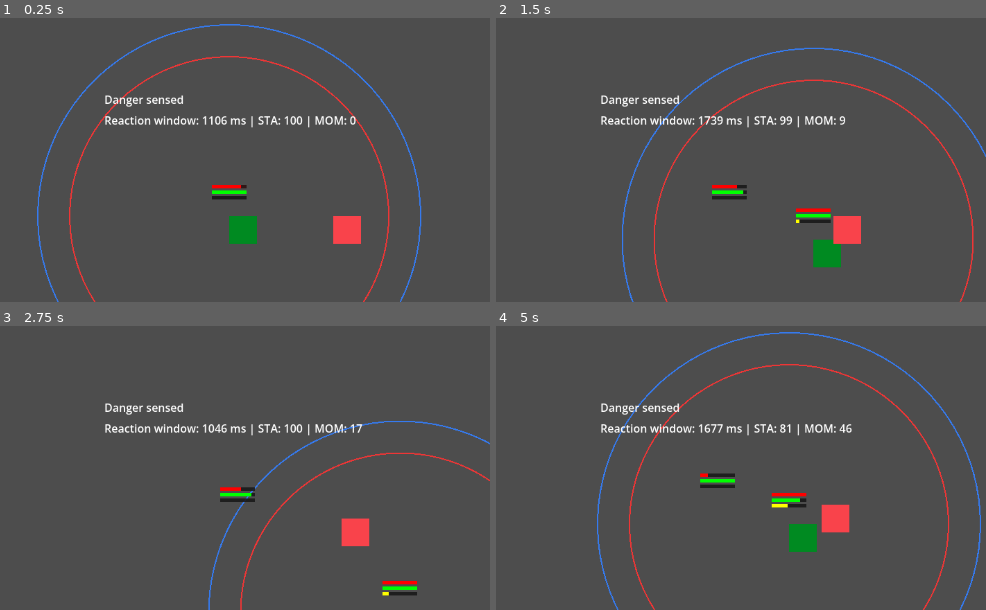
Above: before the commit, frames 1-4 (two rows, left to right).
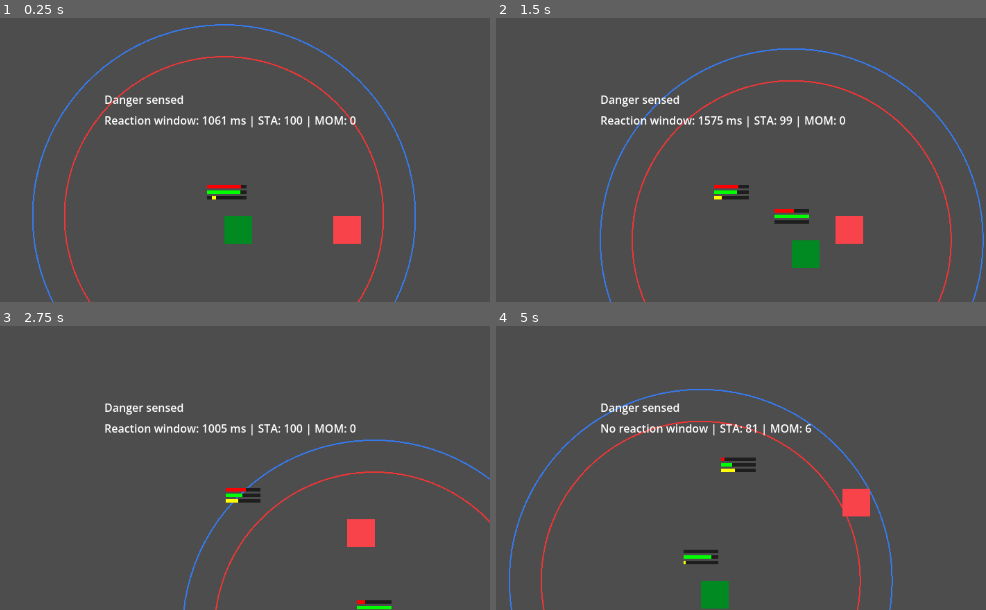
Above: after the commit, the same moments.

Repository: YungQuis290/a-true-story
Game: Godot game, scene res://scenes/prototypes/PrototypeCombat.tscn
The game is run twice, just before and just after one commit, with the same random seed, the same clock (stepped at 60 frames per second) and the same inputs. The project has no main scene, so this scene is started directly.
Inputs:
- Up to frame 1 (0.25 s): no input
- Up to frame 2 (1.5 s): tap Enter (ui_accept) at 0.5, 0.77 s; hold Right (ui_right) 0.53-1.28 s; hold Shift 0.53-1.28 s; hold Down (ui_down) from 1.28 s (still down); tap Shift at 1.35 s
- Up to frame 3 (2.75 s): tap Enter (ui_accept) at 1.52 s; release Down (ui_down) at 2.03 s; hold Right (ui_right) from 2.03 s (still down); hold Shift from 2.03 s (still down)
- Up to frame 4 (5 s): release Right (ui_right) at 2.78 s; release Shift at 2.78 s; hold Up (ui_up) 2.78-3.53 s; tap Shift at 2.85, 4.35 s; tap Enter (ui_accept) at 3.02, 3.77, 4.52 s; hold Shift 3.53-4.28 s; hold Left (ui_left) from 3.53 s (still down)

The runs differ from the first frame. In frame 1, 4.1% of the frame differs, in the area x 6-87%, y 2-100%; in frame 2, 5.0%; in frame 3, 3.1%; in frame 4, 7.7%, in the area x 2-99%, y 2-100%.

Commit message:
Add basic NPC chase attack and block AI

Diff:
--- a/scenes/prototypes/PrototypeCombat.tscn
+++ b/scenes/prototypes/PrototypeCombat.tscn
@@ -4,6 +4,7 @@
 [ext_resource type="Script" uid="uid://ljrdl05kxbxf" path="res://scripts/combat/CombatActor.gd" id="1_scra0"]
 [ext_resource type="Script" uid="uid://dunjb1myiw58r" path="res://scripts/combat/SensorRings.gd" id="3_65v4s"]
 [ext_resource type="Script" uid="uid://cnw3sf5l5ns1n" path="res://scripts/combat/ActorBars.gd" id="4_1f4oj"]
+[ext_resource type="Script" uid="uid://d27g4gk1ac105" path="res://scripts/combat/BasicNpcAI.gd" id="5_56tm4"]
 
 [sub_resource type="RectangleShape2D" id="RectangleShape2D_scra0"]
 
@@ -46,4 +47,7 @@
 position = Vector2(-150, 0)
 script = ExtResource("4_1f4oj")
 
+[node name="BasicNpcAI" type="Node" parent="TestNPC" unique_id=72132404]
+script = ExtResource("5_56tm4")
+
 [node name="Camera2D" type="Camera2D" parent="." unique_id=551928606]
--- /dev/null
+++ b/scripts/combat/BasicNpcAI.gd
@@ -0,0 +1,82 @@
+extends Node
+class_name BasicNpcAI
+
+# This script should be attached as a child of TestNPC.
+# Example:
+# TestNPC
+# └── BasicNpcAI
+
+@onready var npc: CombatActor = get_parent() as CombatActor
+
+# The AI needs to know who it is chasing/attacking.
+var target: CombatActor
+
+# How close the NPC wants to get before attacking.
+var preferred_distance: float = 70.0
+
+# How often the AI thinks.
+var think_timer: float = 0.0
+var think_interval: float = 0.2
+
+# Blocking behavior.
+var block_timer: float = 0.0
+var block_duration: float = 0.4
+
+func set_target(new_target: CombatActor) -> void:
+	# Called by the scene controller after Player and NPC are loaded.
+	target = new_target
+
+func _process(delta: float) -> void:
+	if npc == null:
+		return
+
+	if target == null:
+		return
+
+	# If dead, stop moving and blocking.
+	if npc.health <= 0.0:
+		npc.velocity = Vector2.ZERO
+		npc.is_blocking = false
+		return
+
+	# Count down block timer.
+	block_timer = max(0.0, block_timer - delta)
+
+	if block_timer <= 0.0:
+		npc.is_blocking = false
+
+	# Think at intervals instead of every frame.
+	think_timer -= delta
+
+	if think_timer <= 0.0:
+		think_timer = think_interval
+		_think()
+
+func _think() -> void:
+	var distance_to_target: float = npc.global_position.distance_to(target.global_position)
+
+	# If close and player has momentum, NPC sometimes blocks.
+	if distance_to_target < 130.0 and target.momentum > 20.0 and npc.stamina > 15.0:
+		npc.is_blocking = true
+		block_timer = block_duration
+		print(npc.actor_name, " chooses to block.")
+		return
+
+	# Check if NPC can attack the player.
+	var in_attack_range: bool = CombatMath.target_in_attack_range(
+		npc.global_position,
+		target.global_position,
+		npc.move_speed,
+		npc.weapon_reach,
+		20.0
+	)
+
+	if in_attack_range:
+		npc.velocity = Vector2.ZERO
+		npc.attack_target(target)
+		return
+
+	# Otherwise chase the player.
+	var direction: Vector2 = (target.global_position - npc.global_position).normalized()
+	npc.velocity = direction * npc.move_speed * 0.75
+	npc.move_and_slide()
--- a/scripts/combat/PrototypeCombatController.gd
+++ b/scripts/combat/PrototypeCombatController.gd
@@ -3,6 +3,7 @@
 # Scene references.
 @onready var player: CombatActor = $Player
 @onready var test_npc: CombatActor = $TestNPC
+@onready var npc_ai: BasicNpcAI = $TestNPC/BasicNpcAI
 
 # Simple UI labels created in code.
 var warning_label: Label
@@ -22,6 +23,9 @@
 	# Apply JSON data to the actors.
 	player.apply_data(player_data)
 	test_npc.apply_data(npc_data)
+
+	# Give the NPC AI its target.
+	npc_ai.set_target(player)
 
 	print("Player loaded: ", player.actor_name)
 	print("NPC loaded: ", test_npc.actor_name)
@@ -45,8 +49,8 @@
 	player.velocity = input_vector.normalized() * player.move_speed
 	player.move_and_slide()
 
-	# Hold Shift to make NPC block for testing.
-	test_npc.is_blocking = Input.is_key_pressed(KEY_SHIFT)
+	# Hold Shift to make NPC block for testing. (DISABLED)
+	# test_npc.is_blocking = Input.is_key_pressed(KEY_SHIFT)
 
 	# Update danger / reaction labels.
 	_update_danger_and_reaction()
Not shown, added: scripts/combat/BasicNpcAI.gd.uid
